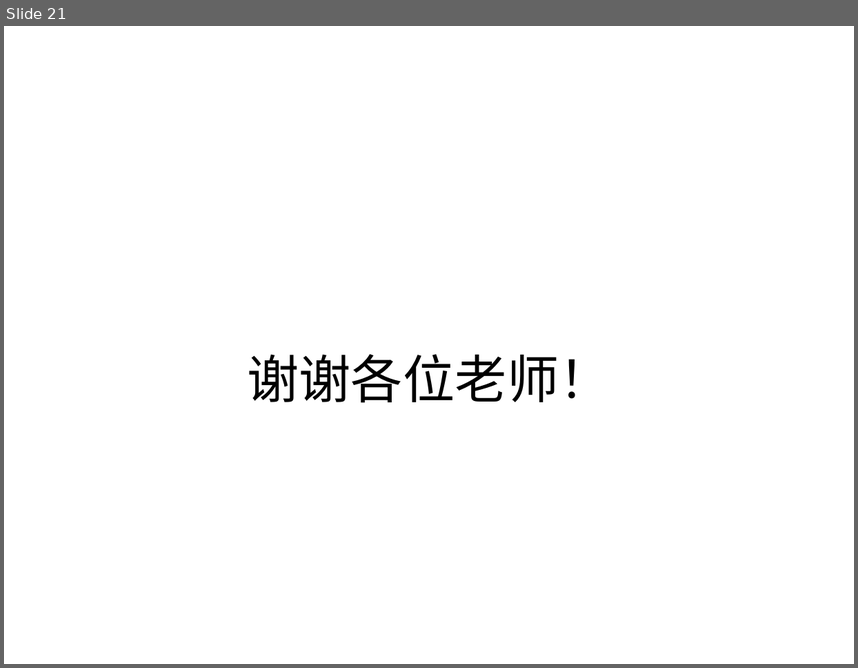
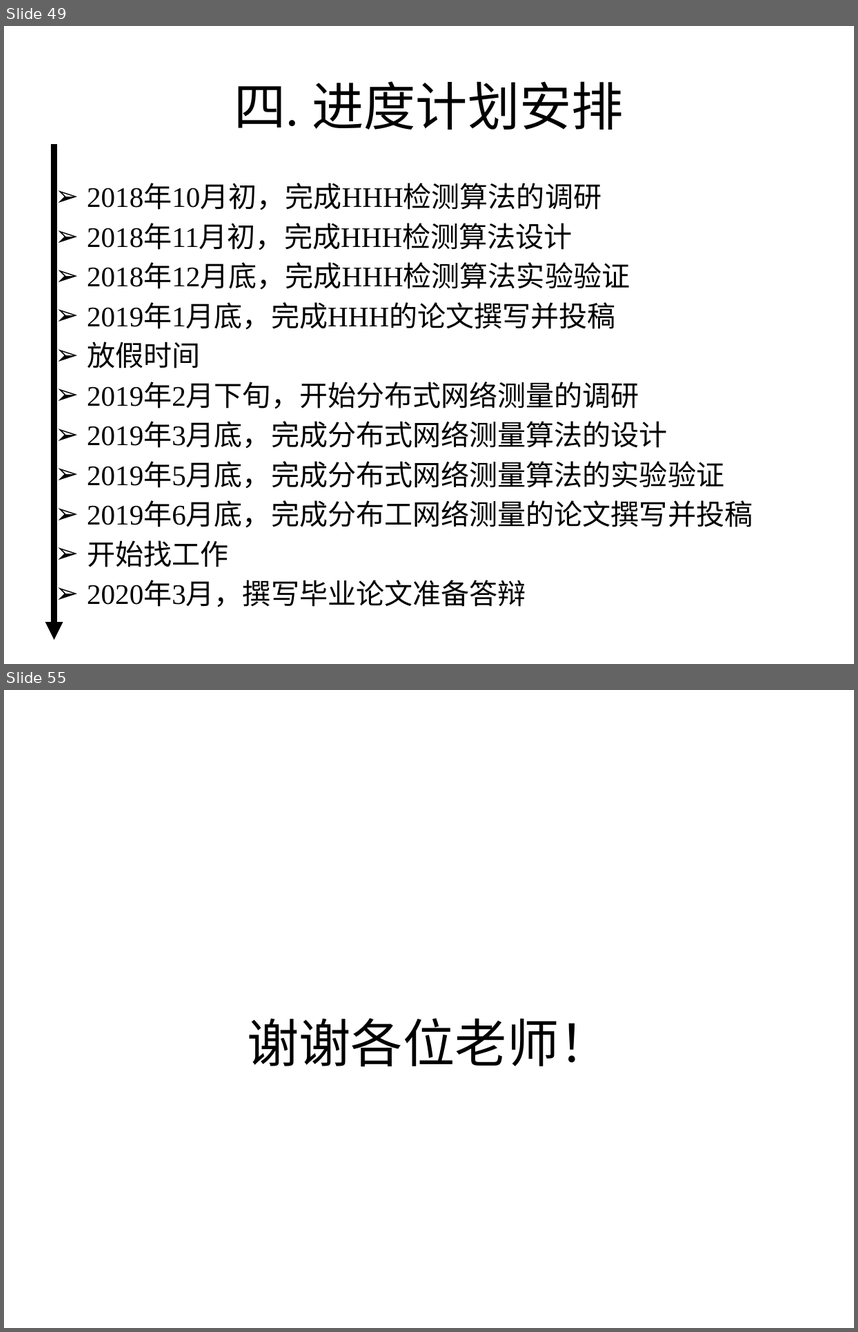
Before and after one commit to xinshengzzy/thesis_proposal, a slide deck: 赵宗义-博士生开题报告-2018年秋.pptx. Shown one above the other, each under a label of ours: slide 21 before the commit, slides 49 and 55 after it; the slides between them are not shown. The pictures are 858x668 and 858x1332 pixels, drawn with LibreOffice and Linux fonts; fonts in the diff are those of the drawing. Boxes give left, top, right and bottom in pixels: in the first picture for what was removed or moved away, otherwise in the second. Text is boxed around its words. In the diff, an @@ line names an element or a change of style, - is before the commit and + after.

```diff
--- a/赵宗义-博士生开题报告-2018年秋.pptx
+++ b/赵宗义-博士生开题报告-2018年秋.pptx
@@ slide 49 added at (4,26,854,664), background #FFFFFF @@
@@ title added at (234,81,624,129), 44 pt, text #000000 @@
+四. 进度计划安排
@@ arrow added from (54, 144) to (54, 639), #000000 5 pt @@
@@ text added at (87,185,753,607), 24 pt, text #000000 @@
+➢ 2018年10月初，完成HHH检测算法的调研
+➢ 2018年11月初，完成HHH检测算法设计
+➢ 2018年12月底，完成HHH检测算法实验验证
+➢ 2019年1月底，完成HHH的论文撰写并投稿
+➢ 放假时间
+➢ 2019年2月下旬，开始分布式网络测量的调研
+➢ 2019年3月底，完成分布式网络测量算法的设计
+➢ 2019年5月底，完成分布式网络测量算法的实验验证
+➢ 2019年6月底，完成分布工网络测量的论文撰写并投稿
+➢ 开始找工作
+➢ 2020年3月，撰写毕业论文准备答辩
@@ what was slide 21 is now slide 55 @@
```
Also in this commit, not shown: 8 slides changed, 41 other slides added, 13 slides removed, 18 other files.
